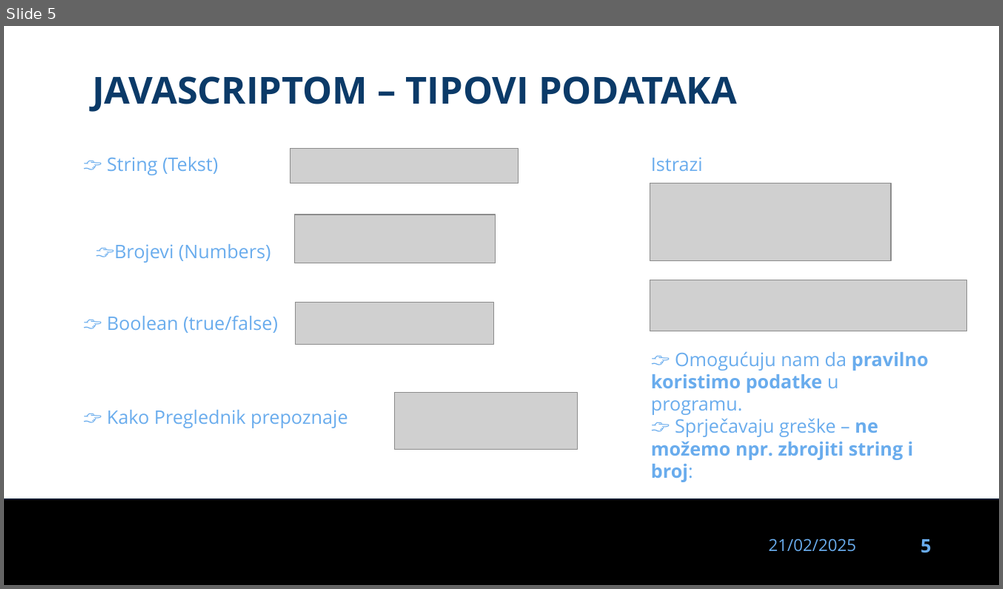
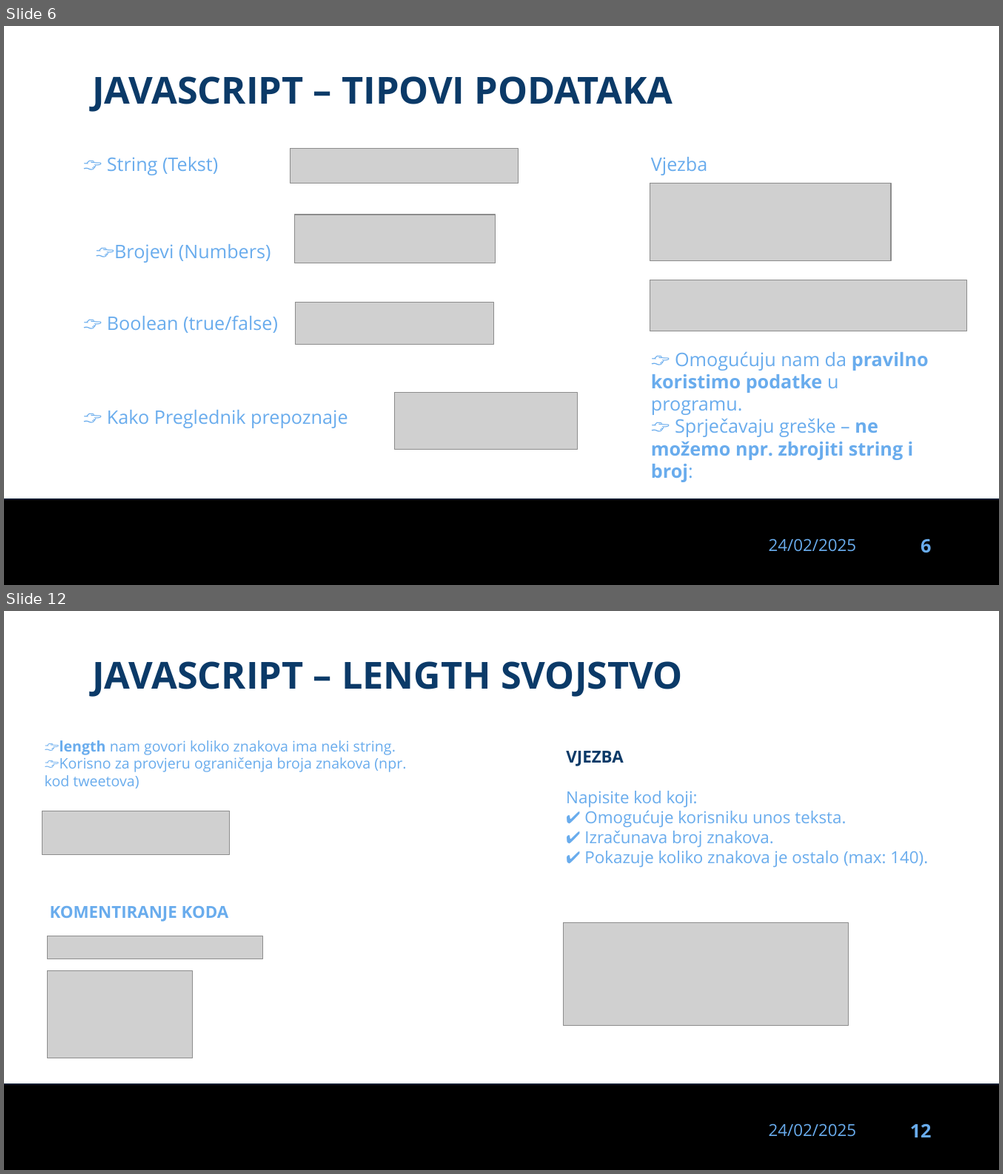
Before and after one commit to dinoDuvnjak/CTK, a slide deck: Bootcamp/javascript-uvod/javascript-uvod.pptx. Shown one above the other, each under a label of ours: slide 5 before the commit, slides 6 and 12 after it; the slides between them are not shown. The pictures are 1003x589 and 1003x1174 pixels, drawn with LibreOffice and Linux fonts; fonts in the diff are those of the drawing; grey boxes stand for pictures; background and template pictures are left out. Boxes give left, top, right and bottom in pixels: in the first picture for what was removed or moved away, otherwise in the second. Text is boxed around its words. In the diff, an @@ line names an element or a change of style, - is before the commit and + after.

Commit message:
Javascript gotov

```diff
--- a/Bootcamp/javascript-uvod/javascript-uvod.pptx
+++ b/Bootcamp/javascript-uvod/javascript-uvod.pptx
@@ slide 12 added at (4,611,999,1170), background #FFFFFF; not listed: 3 template elements that a slide beside it also shows @@
@@ text added at (92,661,683,697), 36 pt, text #0B3A68, bold @@
+JAVASCRIPT – LENGTH SVOJSTVO
@@ text added at (45,741,406,789), 14 pt, text #69ACED @@
+👉length nam govori koliko znakova ima neki string.
+👉Korisno za provjeru ograničenja broja znakova (npr. kod tweetova)
@@ title added at (566,751,623,766), 16 pt, text #0B3A68, bold @@
+VJEZBA
@@ text added at (566,791,928,868), 16 pt, text #69ACED @@
+Napisite kod koji:
+✔ Omogućuje korisniku unos teksta.
+✔ Izračunava broj znakova.
+✔ Pokazuje koliko znakova je ostalo (max: 140).
@@ picture added at (42,811,229,854) @@
@@ text added at (50,906,229,922), 16 pt, text #69ACED, bold @@
+KOMENTIRANJE KODA
@@ picture added at (47,937,263,960) @@
@@ picture added at (563,923,848,1026) @@
@@ picture added at (47,971,193,1059) @@
@@ what was slide 5 is now slide 6 @@
@@ slide 6 changed as well @@
@@ text at (92,76,673,112): text changed @@
-JAVASCRIPTOM – TIPOVI PODATAKA
+JAVASCRIPT – TIPOVI PODATAKA
@@ text at (651,157,707,175): text changed @@
-Istrazi
+Vjezba
@@ text at (768,539,856,552): text changed @@
-21/02/2025
+24/02/2025
@@ page number at (920,540,930,554): text changed @@
-5
+6
```
Also in this commit, not shown: 3 other slides changed, 30 other slides added, 39 slides removed, 6 other files.
